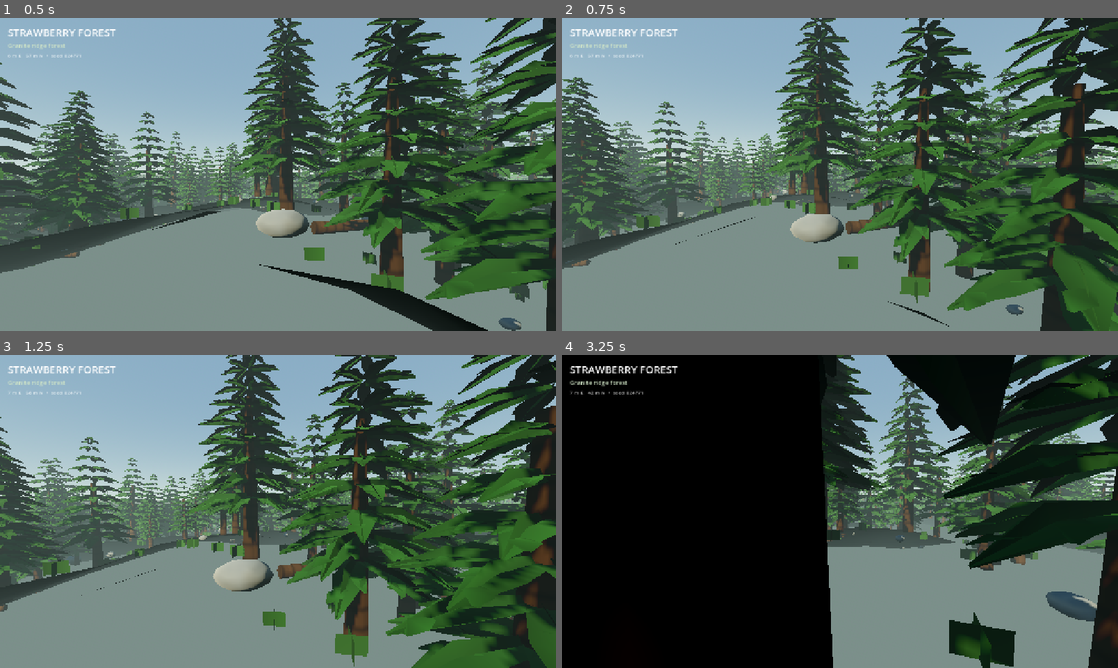
Above: before the commit, frames 1-4 (two rows, left to right).
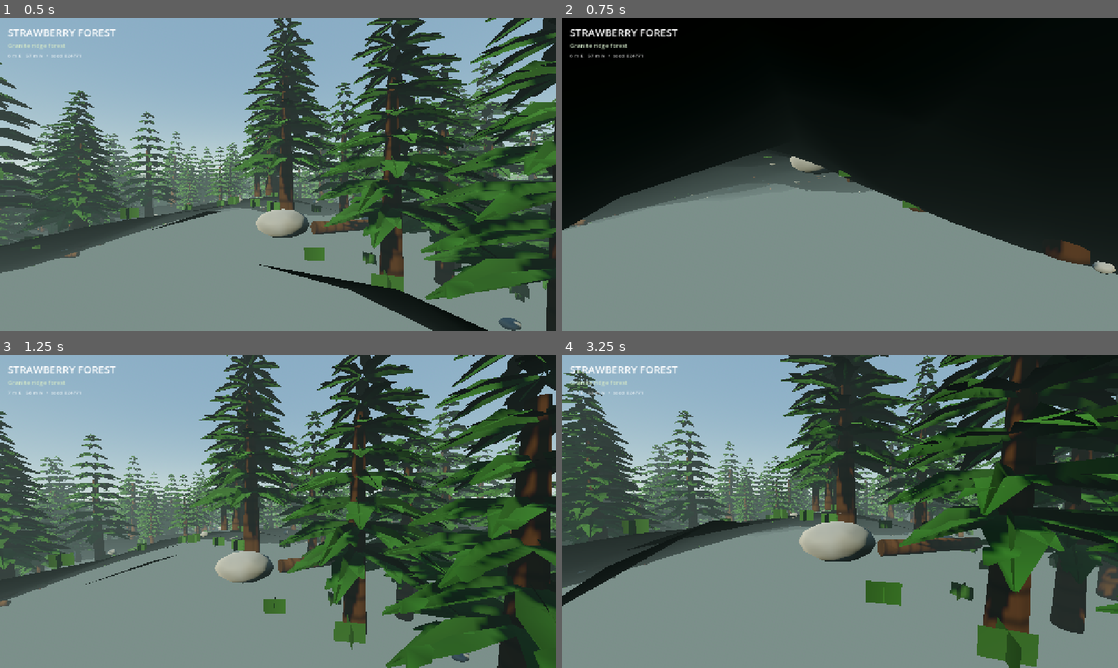
Above: after the commit, the same moments.

Repository: jain-Igtm/Strawberry-Games
Game: Godot game, scene res://main.tscn
The game is run twice, just before and just after one commit, with the same random seed, the same clock (stepped at 60 frames per second) and the same inputs.
Inputs (mouse positions are in pixels of both pictures, inside the frame that each line leads up to):
- Up to frame 1 (0.5 s): no input
- Up to frame 2 (0.75 s): tap Enter at 0.5 s; move the mouse to (867, 174) at 0.52 s; hold W (move_forward) from 0.53 s (still down); hold Shift (sprint) from 0.53 s (still down)
- Up to frame 3 (1.25 s): keep holding W (move_forward); keep holding Shift (sprint); tap Space (jump) at 0.77 s
- Up to frame 4 (3.25 s): keep holding W (move_forward); move the mouse to (812, 511) at 1.27 s; release Shift (sprint) at 1.28 s; tap H (toggle_ui) at 1.35, 2.85 s; tap Space (jump) at 1.52, 3.02 s; move the mouse to (851, 505) at 2.02 s; hold Shift (sprint) 2.03-2.78 s; move the mouse to (834, 517) at 2.77 s

Frame 1 is identical in both runs. In frame 2, 68% of the frame differs, in the area x 0-100%, y 0-100%; in frame 3, 39%; in frame 4, 76%.

Commit message:
Stop terrain recovery from bouncing player on slopes

Diff:
--- a/godot-forest-explorer/scripts/terrain_collision_guard.gd
+++ b/godot-forest-explorer/scripts/terrain_collision_guard.gd
@@ -2,12 +2,12 @@
 
 # Android-safe terrain collision layer. The visible world is a height field, so
 # use Godot's dedicated HeightMapShape3D instead of a hollow concave trimesh.
-# This node upgrades each streamed chunk as it appears and also catches the
-# player if a physics frame ever places them below the generated surface.
+# This node upgrades each streamed chunk as it appears and only performs an
+# emergency recovery if the player has genuinely fallen far beneath the world.
 
 const CHUNK_SIZE: float = 64.0
-const RECOVERY_DEPTH: float = 0.85
-const RECOVERY_HEIGHT: float = 1.15
+const RECOVERY_DEPTH: float = 6.0
+const RECOVERY_HEIGHT: float = 1.35
 
 @onready var world: Node3D = get_parent()
 @onready var player: CharacterBody3D = world.get_node("Player")
@@ -66,13 +66,18 @@
     shape.map_width = side
     shape.map_depth = side
     shape.map_data = heights
-    shape.margin = 0.055
+    shape.margin = 0.04
     return shape
 
 func _recover_player_if_below_surface() -> void:
     if not is_instance_valid(player):
         return
 
+    # This is intentionally a deep-abyss recovery, not a terrain-following
+    # mechanism. Normal slopes can put the character origin below the sampled
+    # surface by a small amount, especially because the capsule is offset from
+    # the origin. A generous threshold prevents the guard from repeatedly
+    # lifting the player while walking over ordinary hills.
     var origin_offset: Vector2 = world.get("origin_offset")
     var abs_x: float = player.global_position.x + origin_offset.x
     var abs_z: float = player.global_position.z + origin_offset.y
